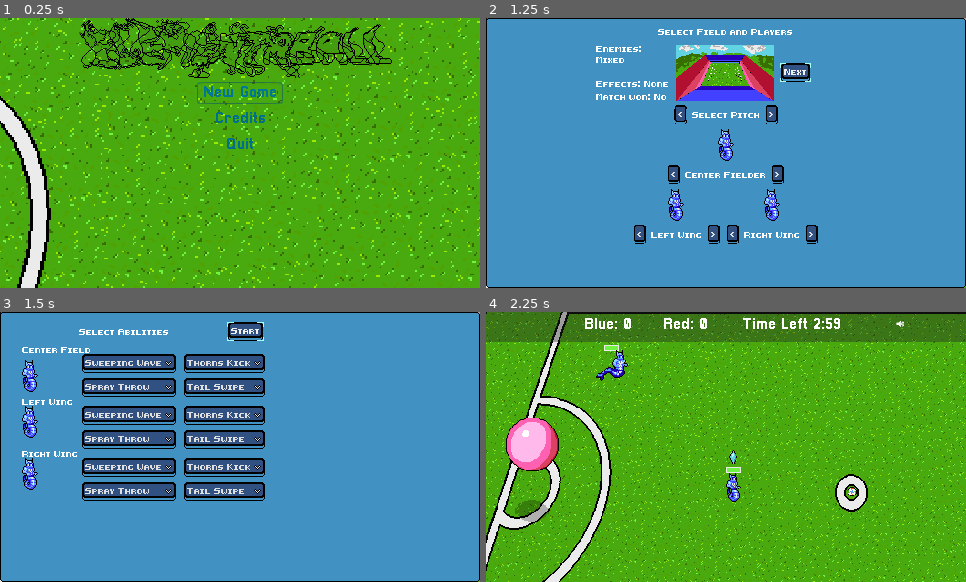
Above: before the commit, frames 1-4 (two rows, left to right).
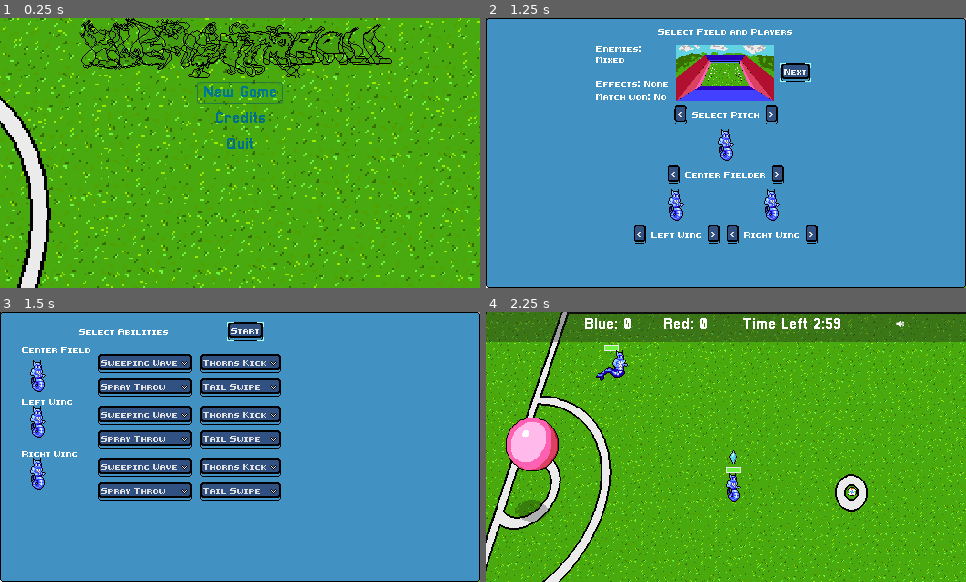
Above: after the commit, the same moments.

Repository: gamkedo-la/Elementaball
Game: Godot game, scene res://UI/StartMenu.tscn
Two runs of this game, one before a commit and one after it. Both use one fixed random seed, a clock stepped at 60 frames per second and the inputs below.
Inputs:
- Up to frame 1 (0.25 s): no input
- Up to frame 2 (1.25 s): click "New Game" at 0.5 s
- Up to frame 3 (1.5 s): click "Next" at 1.25 s
- Up to frame 4 (2.25 s): click "Start" at 2 s

Frames 1-2 are identical in both runs. In frame 3, 7.7% of the frame differs, in the area x 4-59%, y 15-70%; in frame 4, nothing differs.

Commit message:
Fixed sprite sizes in selection menus

Diff:
--- a/Players/Enemy.tscn
+++ b/Players/Enemy.tscn
@@ -711,7 +711,7 @@
 
 [node name="AnimatedSprite" parent="Health Bar" index="1"]
 position = Vector2( -0.14843, -11.9671 )
-frame = 5
+frame = 6
 
 [node name="EnemyCollider" type="CollisionShape2D" parent="."]
 position = Vector2( -0.159099, -0.198006 )
--- a/UI/Player Select Menu/PlayerSelectMenu.tscn
+++ b/UI/Player Select Menu/PlayerSelectMenu.tscn
@@ -159,9 +159,12 @@
 margin_bottom = 217.0
 
 [node name="CenterFieldSprite" type="TextureRect" parent="SelectionMenuPopup/SelectionMenuContainer/PlayersContainer"]
-margin_right = 258.0
+margin_left = 113.0
+margin_right = 145.0
 margin_bottom = 32.0
-rect_min_size = Vector2( 0, 32 )
+rect_min_size = Vector2( 32, 32 )
+size_flags_horizontal = 4
+size_flags_vertical = 4
 texture = ExtResource( 3 )
 expand = true
 stretch_mode = 6
@@ -185,9 +188,12 @@
 margin_bottom = 56.0
 
 [node name="LeftFieldSprite" type="TextureRect" parent="SelectionMenuPopup/SelectionMenuContainer/PlayersContainer/VBoxContainer/LeftField"]
-margin_right = 69.0
+margin_left = 18.0
+margin_right = 50.0
 margin_bottom = 32.0
-rect_min_size = Vector2( 16, 32 )
+rect_min_size = Vector2( 32, 32 )
+size_flags_horizontal = 4
+size_flags_vertical = 4
 texture = ExtResource( 3 )
 expand = true
 stretch_mode = 6
@@ -221,9 +227,12 @@
 margin_bottom = 56.0
 
 [node name="RightFieldSprite" type="TextureRect" parent="SelectionMenuPopup/SelectionMenuContainer/PlayersContainer/VBoxContainer/RightField"]
-margin_right = 69.0
+margin_left = 18.0
+margin_right = 50.0
 margin_bottom = 32.0
-rect_min_size = Vector2( 16, 32 )
+rect_min_size = Vector2( 32, 32 )
+size_flags_horizontal = 4
+size_flags_vertical = 4
 texture = ExtResource( 3 )
 expand = true
 stretch_mode = 6
@@ -320,34 +329,37 @@
 alignment = 1
 
 [node name="PlayersContainer" type="VBoxContainer" parent="AbilityMenuPopup/MarginContainer/SelectionMenuContainer/HBoxContainer"]
-margin_right = 174.0
+margin_right = 190.0
 margin_bottom = 156.0
 size_flags_horizontal = 2
 custom_constants/separation = 0
 
 [node name="CenterLabel" type="Label" parent="AbilityMenuPopup/MarginContainer/SelectionMenuContainer/HBoxContainer/PlayersContainer"]
-margin_right = 174.0
+margin_right = 190.0
 margin_bottom = 8.0
 custom_fonts/font = ExtResource( 8 )
 text = "Center Field"
 
 [node name="CenterField" type="HBoxContainer" parent="AbilityMenuPopup/MarginContainer/SelectionMenuContainer/HBoxContainer/PlayersContainer"]
 margin_top = 8.0
-margin_right = 174.0
+margin_right = 190.0
 margin_bottom = 52.0
 
 [node name="CenterFieldSprite" type="TextureRect" parent="AbilityMenuPopup/MarginContainer/SelectionMenuContainer/HBoxContainer/PlayersContainer/CenterField"]
-margin_right = 16.0
-margin_bottom = 44.0
-rect_min_size = Vector2( 16, 32 )
+margin_top = 6.0
+margin_right = 32.0
+margin_bottom = 38.0
+rect_min_size = Vector2( 32, 32 )
+size_flags_horizontal = 4
+size_flags_vertical = 4
 texture = ExtResource( 3 )
 expand = true
 stretch_mode = 6
 script = ExtResource( 12 )
 
 [node name="MarginContainer" type="MarginContainer" parent="AbilityMenuPopup/MarginContainer/SelectionMenuContainer/HBoxContainer/PlayersContainer/CenterField"]
-margin_left = 20.0
-margin_right = 174.0
+margin_left = 36.0
+margin_right = 190.0
 margin_bottom = 44.0
 custom_constants/margin_left = 38
 
@@ -409,32 +421,34 @@
 
 [node name="LeftLabel" type="Label" parent="AbilityMenuPopup/MarginContainer/SelectionMenuContainer/HBoxContainer/PlayersContainer"]
 margin_top = 52.0
-margin_right = 174.0
+margin_right = 190.0
 margin_bottom = 60.0
 custom_fonts/font = ExtResource( 8 )
 text = "Left Wing"
 
 [node name="LeftField" type="HBoxContainer" parent="AbilityMenuPopup/MarginContainer/SelectionMenuContainer/HBoxContainer/PlayersContainer"]
 margin_top = 60.0
-margin_right = 174.0
+margin_right = 190.0
 margin_bottom = 104.0
 
 [node name="LeftField" type="VBoxContainer" parent="AbilityMenuPopup/MarginContainer/SelectionMenuContainer/HBoxContainer/PlayersContainer/LeftField"]
-margin_right = 16.0
+margin_right = 32.0
 margin_bottom = 44.0
 
 [node name="LeftFieldSprite" type="TextureRect" parent="AbilityMenuPopup/MarginContainer/SelectionMenuContainer/HBoxContainer/PlayersContainer/LeftField/LeftField"]
-margin_right = 16.0
+margin_right = 32.0
 margin_bottom = 32.0
-rect_min_size = Vector2( 16, 32 )
+rect_min_size = Vector2( 32, 32 )
+size_flags_horizontal = 4
+size_flags_vertical = 4
 texture = ExtResource( 3 )
 expand = true
 stretch_mode = 6
 script = ExtResource( 13 )
 
 [node name="MarginContainer" type="MarginContainer" parent="AbilityMenuPopup/MarginContainer/SelectionMenuContainer/HBoxContainer/PlayersContainer/LeftField"]
-margin_left = 20.0
-margin_right = 174.0
+margin_left = 36.0
+margin_right = 190.0
 margin_bottom = 44.0
 custom_constants/margin_left = 38
 
@@ -496,32 +510,34 @@
 
 [node name="RightLabel" type="Label" parent="AbilityMenuPopup/MarginContainer/SelectionMenuContainer/HBoxContainer/PlayersContainer"]
 margin_top = 104.0
-margin_right = 174.0
+margin_right = 190.0
 margin_bottom = 112.0
 custom_fonts/font = ExtResource( 8 )
 text = "Right Wing"
 
 [node name="RightField" type="HBoxContainer" parent="AbilityMenuPopup/MarginContainer/SelectionMenuContainer/HBoxContainer/PlayersContainer"]
 margin_top = 112.0
-margin_right = 174.0
+margin_right = 190.0
 margin_bottom = 156.0
 
 [node name="RightField" type="VBoxContainer" parent="AbilityMenuPopup/MarginContainer/SelectionMenuContainer/HBoxContainer/PlayersContainer/RightField"]
-margin_right = 16.0
+margin_right = 32.0
 margin_bottom = 44.0
 
 [node name="RightFieldSprite" type="TextureRect" parent="AbilityMenuPopup/MarginContainer/SelectionMenuContainer/HBoxContainer/PlayersContainer/RightField/RightField"]
-margin_right = 16.0
+margin_right = 32.0
 margin_bottom = 32.0
-rect_min_size = Vector2( 16, 32 )
+rect_min_size = Vector2( 32, 32 )
+size_flags_horizontal = 4
+size_flags_vertical = 4
 texture = ExtResource( 3 )
 expand = true
 stretch_mode = 6
 script = ExtResource( 14 )
 
 [node name="MarginContainer" type="MarginContainer" parent="AbilityMenuPopup/MarginContainer/SelectionMenuContainer/HBoxContainer/PlayersContainer/RightField"]
-margin_left = 20.0
-margin_right = 174.0
+margin_left = 36.0
+margin_right = 190.0
 margin_bottom = 44.0
 custom_constants/margin_left = 38
 
@@ -584,7 +600,6 @@
 script = ExtResource( 19 )
 
 [node name="EndGameMenuPopup" type="PopupPanel" parent="."]
-visible = true
 anchor_right = 1.0
 anchor_bottom = 1.0
 script = ExtResource( 16 )
